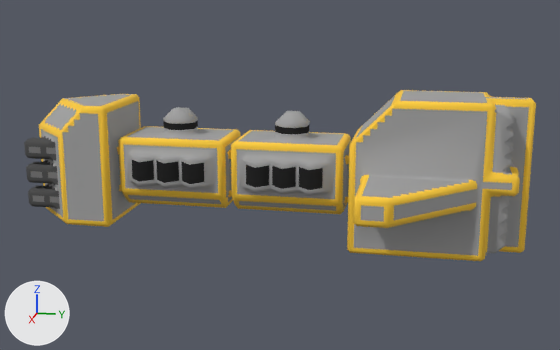
One commit to the OBJ model src/jsMain/resources/meshes/mechyrdia-4-imperium-class.obj: the scene before it, then after it.
Both versions are drawn from a 50 mm camera at (116.2, 24.8, 39.0) aimed at (0.1, 1.6, 9.9). The axes (+X, +Y, +Z) are drawn at lower left. The lights are the same throughout. Where no turn or scale is listed for an object, it has been applied to the vertices.

The older version as bpy lines, for what is in view:
```python
me_mechyrdia_4_imperium_class = bpy.data.meshes.new('mechyrdia-4-imperium-class')
me_mechyrdia_4_imperium_class.from_pydata(...)  # 1902 vertices, 3450 faces; spans x -18.5..18.5, y -39.0..39.0, z 0.0..23.0
me_mechyrdia_4_imperium_class.materials.append(mat_mechyrdia_4_imperium_class)
ob_mechyrdia_4_imperium_class = bpy.data.objects.new('mechyrdia-4-imperium-class', me_mechyrdia_4_imperium_class)
ob_mechyrdia_4_imperium_class.location = (0.0, 0.0, 0.0)
```
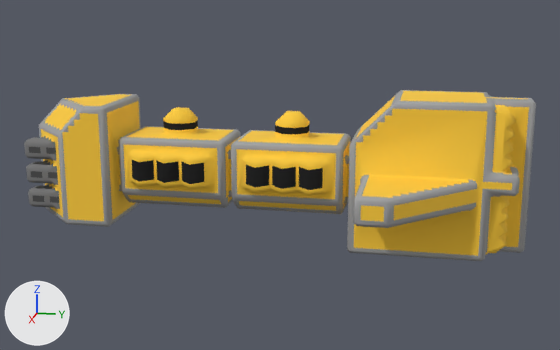
What differs and where, as boxes [x1, y1, x2, y2] in the pictures (560 x 350 px):
part 1 of me_mechyrdia_4_imperium_class, cut back
    before: [161, 107, 507, 203]
    after: [164, 102, 396, 196]
part 2 of me_mechyrdia_4_imperium_class, surface changed
    both: [24, 90, 536, 261]

Edits to the bpy script that builds the scene:
```text
Change me_mechyrdia_4_imperium_class:
    used by ob_mechyrdia_4_imperium_class; location = (0.0, 0.0, 0.0)
    remove me_mechyrdia_4_imperium_class.from_pydata(...)  # 1902 vertices, 3450 faces; spans x -18.5..18.5, y -39.0..39.0, z 0.0..23.0
    add me_mechyrdia_4_imperium_class.from_pydata(...)  # 1887 vertices, 3436 faces; spans x -18.5..18.5, y -39.0..39.0, z 0.0..23.0
    me_mechyrdia_4_imperium_class part 1: 1 vertex moved from x 1.0, y -16.5, z 19.0 to x 2.0, y -16.0, z 18.5; 15 vertices removed from x -9.5..13.5, y -17.0..35.5, z 1.5..19.0; 6 vertices added at x -7.0..8.0, y -13.5..15.5, z 9.5..19.5
    me_mechyrdia_4_imperium_class part 2: 2968 kept faces spanning x -18.5..18.5, y -39.0..39.0, z 0.0..23.0 get new texture (UV) coordinates
```
